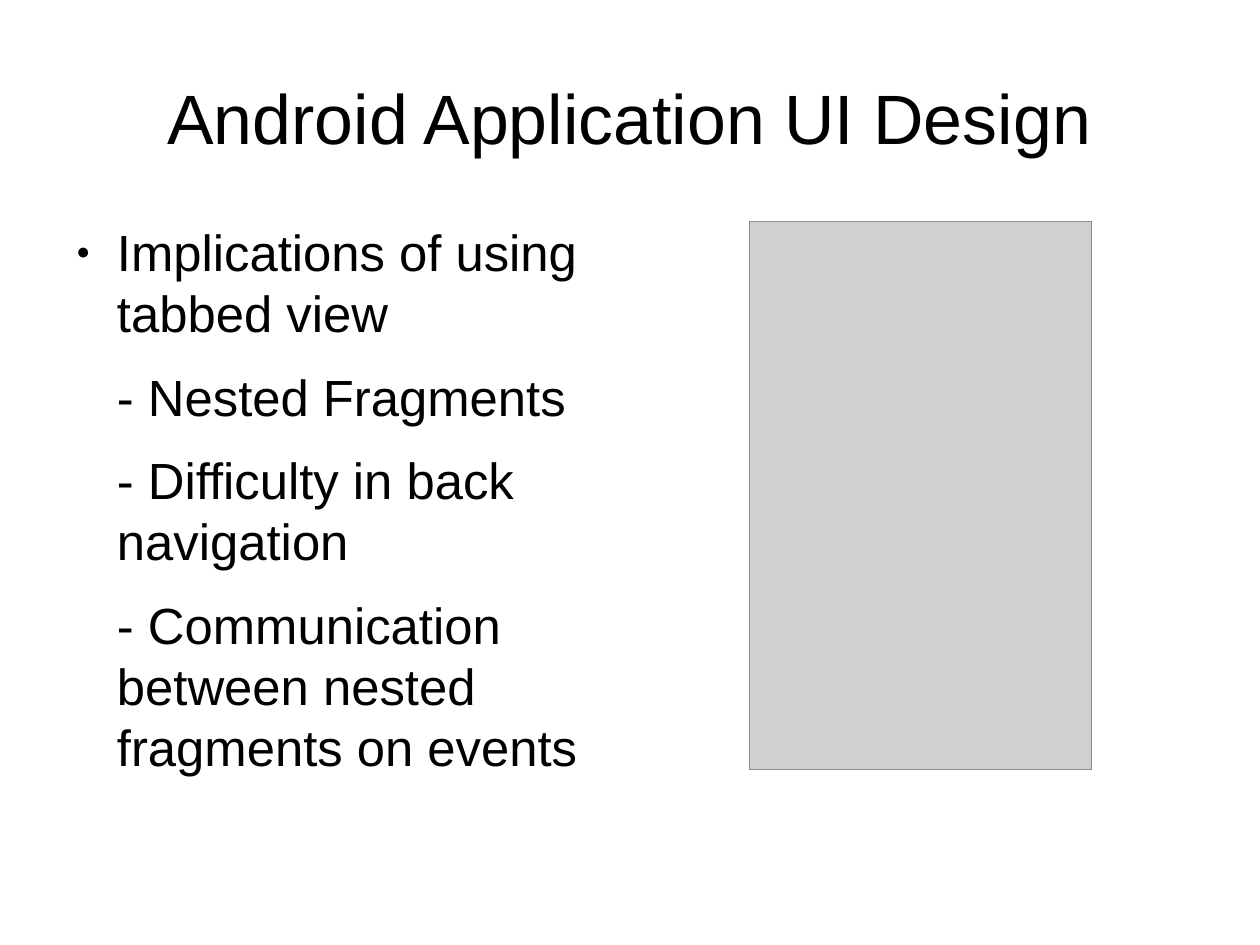
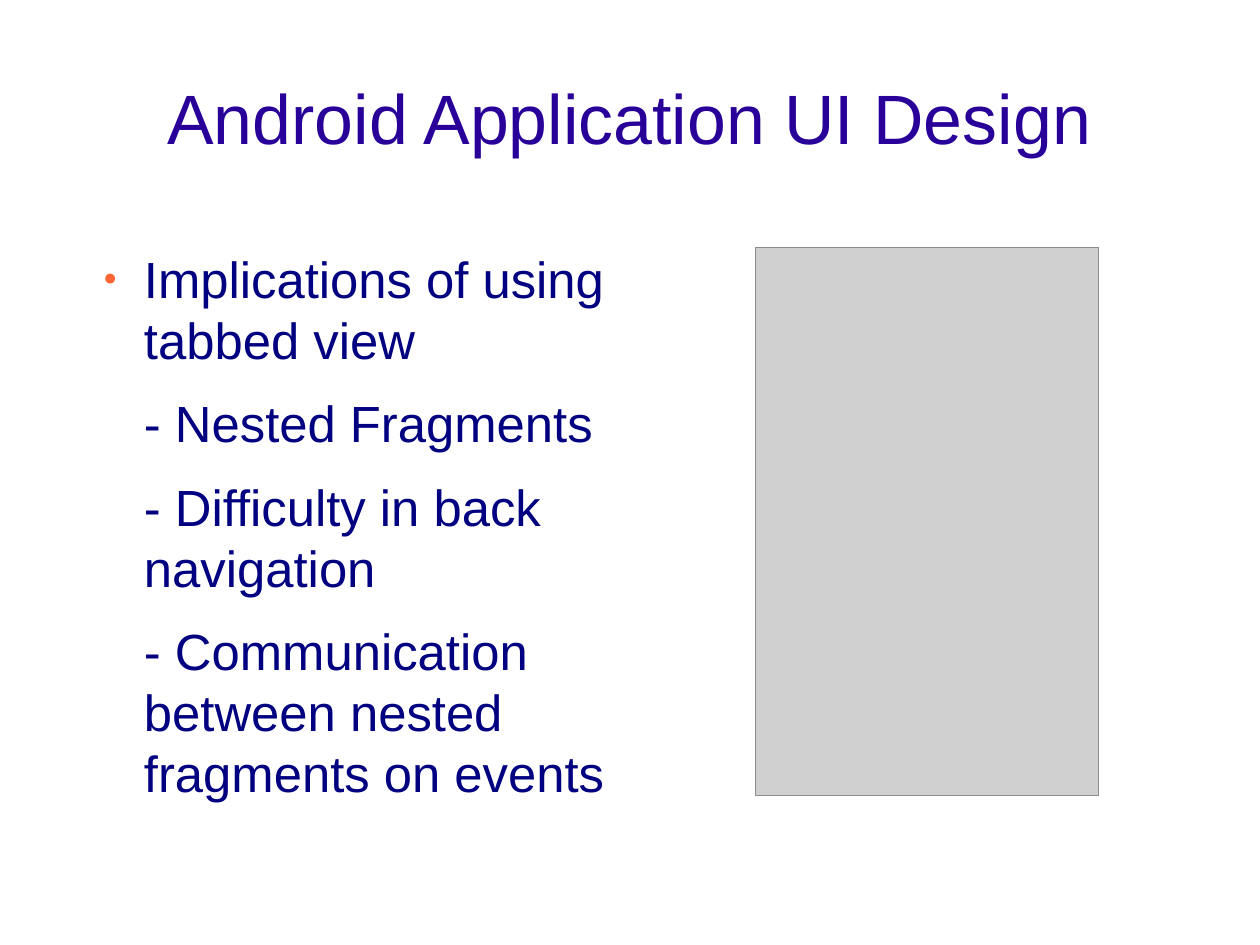
Before and after one commit to smartwatermanagement/self-healing-water-networks, a slide deck: slide 7 of Documentation/Design/design presentation.odp. Drawn at 1260x945 pixels with LibreOffice and Linux fonts; fonts in the diff are those of the drawing; grey boxes stand for pictures; background and template pictures are left out. Boxes give left, top, right and bottom in pixels: in the first picture for what was removed or moved away, otherwise in the second. Text is boxed around its words. In the diff, an @@ line names an element or a change of style, - is before the commit and + after.

Commit message:
Design Presentation

```diff
--- a/Documentation/Design/design presentation.odp
+++ b/Documentation/Design/design presentation.odp
@@ title "Android Application UI Design" at bbox=[167, 93, 1091, 157]: text colour #000000 to #280099 @@
@@ text "Implications of using tabbed view": place and size @@
-text "Implications of using tabbed view" at bbox=[117, 234, 577, 776]
+text "Implications of using tabbed view" at bbox=[144, 261, 604, 803]
@@ text "Implications of using tabbed view" at bbox=[144, 261, 604, 803]: text colour #000000 to #000080; bullet colour #000000 to #FF6633 @@
@@ picture: place and size @@
-picture at bbox=[750, 221, 1093, 769]
+picture at bbox=[756, 248, 1099, 797]
```
Also in this commit, not shown: 9 other slides changed, 1 slide added, 1 other file.
